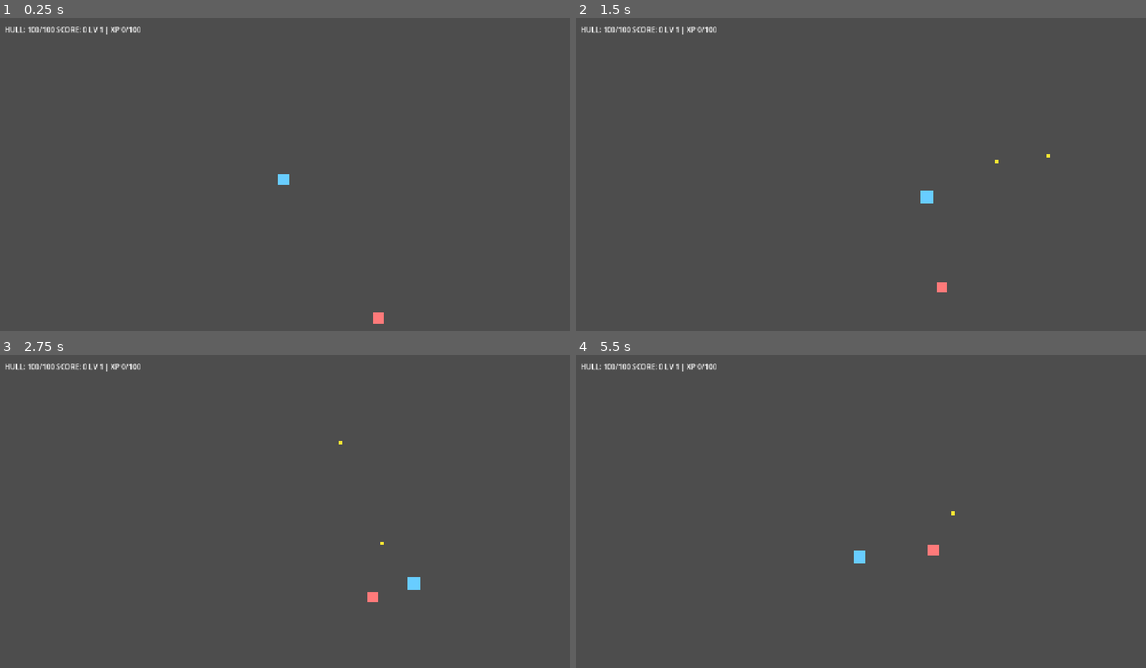
Above: before the commit, frames 1-4 (two rows, left to right).
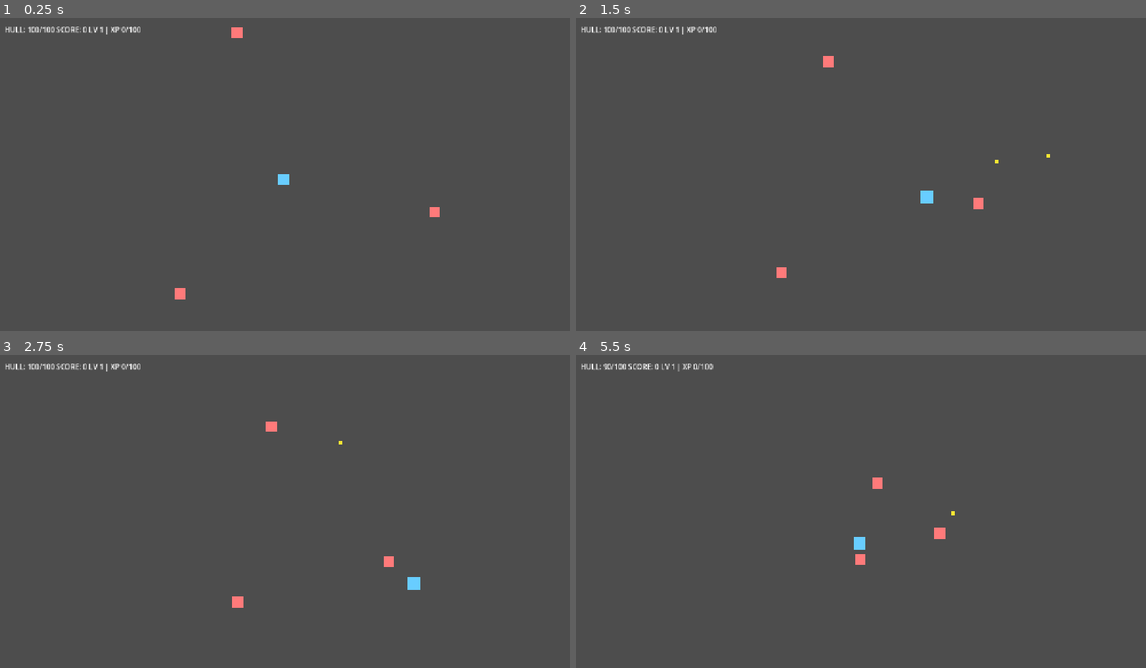
Above: after the commit, the same moments.

Repository: mohsen-niksirat/Nebula-Drift
Game: Godot game, scene res://scenes/main/Main.tscn
The game is run twice, just before and just after one commit, with the same random seed, the same clock (stepped at 60 frames per second) and the same inputs.
Inputs (mouse positions are in pixels of both pictures, inside the frame that each line leads up to):
- Up to frame 1 (0.25 s): no input
- Up to frame 2 (1.5 s): move the mouse to (986, 161) at 0.52 s; hold D (move_right) 0.53-1.28 s; hold Space (shoot) 0.53-1.28 s; click (986, 161) at 0.67 s; move the mouse to (747, 196) at 1.27 s; hold S (move_down) from 1.28 s (still down); tap Space (shoot) at 1.35 s; click (747, 196) at 1.42 s
- Up to frame 3 (2.75 s): move the mouse to (342, 445) at 2.02 s; release S (move_down) at 2.03 s; hold D (move_right) from 2.03 s (still down); hold Space (shoot) from 2.03 s (still down); click (342, 445) at 2.17 s
- Up to frame 4 (5.5 s): move the mouse to (832, 580) at 2.77 s; release D (move_right) at 2.78 s; release Space (shoot) at 2.78 s; hold W (move_up) 2.78-3.53 s; tap Space (shoot) at 2.85, 4.35 s; click (832, 580) at 2.92 s; move the mouse to (1032, 564) at 3.52 s; hold Space (shoot) 3.53-4.28 s; hold A (move_left) 3.53-5.03 s; click (1032, 564) at 3.67 s; move the mouse to (690, 467) at 4.27 s; click (690, 467) at 4.42 s; move the mouse to (889, 514) at 5.02 s; hold S (move_down) from 5.03 s (still down); hold Space (shoot) from 5.03 s (still down); click (889, 514) at 5.17 s

The runs differ from the first frame. In frame 1, 0.3% of the frame differs, in the area x 30-78%, y 2-98%; in frame 2, 0.3%; in frame 3, 0.3%; in frame 4, 0.6%, in the area x 4-65%, y 2-68%.

Commit message:
fix(m1): distribute wave spawns and make upgrade picker web-interactive
- Spawn enemies on a seed-offset ring instead of relying on partial array size.

- Keep UpgradePicker processing while tree is paused and show panel before pausing.

- Use InputMap actions for browser movement and shooting.

- Remove untyped dictionary weighting from upgrade selection.

- Verified: headless import and 60-second run exit 0.

Diff:
--- a/scripts/entities/enemy_base.gd
+++ b/scripts/entities/enemy_base.gd
@@ -33,9 +33,10 @@
 	# get their hitbox added by the enemy spawner before _ready)
 	if has_node("Hitbox"):
 		$Hitbox.body_entered.connect(_on_body_entered)
-	# Seeded spawn: the spawn position is computed from RunState.run_seed so
-	# identical runs produce identical enemy spawn positions.
-	global_position = _calc_spawn_position()
+	# Main assigns wave positions. Keep the seeded fallback for enemies
+	# created by other systems.
+	if global_position == Vector2.ZERO:
+		global_position = _calc_spawn_position()
 
 func _calc_spawn_position() -> Vector2:
 	# Spawn on a circle around the arena center (radius 300-450 px).
--- a/scripts/entities/player.gd
+++ b/scripts/entities/player.gd
@@ -30,17 +30,10 @@
 	if _invuln > 0.0:
 		_invuln -= delta
 
-func _handle_movement(delta: float) -> void:
-	var input_dir = Vector2.ZERO
-	if Input.is_key_pressed(KEY_W) or Input.is_key_pressed(KEY_UP):
-		input_dir.y -= 1
-	if Input.is_key_pressed(KEY_S) or Input.is_key_pressed(KEY_DOWN):
-		input_dir.y += 1
-	if Input.is_key_pressed(KEY_A) or Input.is_key_pressed(KEY_LEFT):
-		input_dir.x -= 1
-	if Input.is_key_pressed(KEY_D) or Input.is_key_pressed(KEY_RIGHT):
-		input_dir.x += 1
-	input_dir = input_dir.normalized()
+func _handle_movement(_delta: float) -> void:
+	# Use the project input map so keyboard controls work consistently in
+	# native builds and browser exports (WASD + arrow keys).
+	var input_dir := Input.get_vector("move_left", "move_right", "move_up", "move_down")
 	velocity = input_dir * _speed
 	move_and_slide()
 
@@ -50,7 +43,7 @@
 		_fire()
 
 func _is_shooting() -> bool:
-	return Input.is_mouse_button_pressed(MOUSE_BUTTON_LEFT) or Input.is_key_pressed(KEY_SPACE)
+	return Input.is_action_pressed("shoot")
 
 func _fire() -> void:
 	# Aim toward mouse cursor.
--- a/scripts/main/main.gd
+++ b/scripts/main/main.gd
@@ -68,7 +68,7 @@
 	_enemies.clear()
 	var count := RunState.get_wave_enemy_count()
 	for i in count:
-		_spawn_enemy(i)
+		_spawn_enemy(i, count)
 	print("[Wave] Started wave %d with %d enemies" % [RunState.wave_index, count])
 
 func _spawn_player() -> void:
@@ -76,12 +76,15 @@
 	_player.position = Vector2(640, 360)
 	add_child(_player)
 
-func _spawn_enemy(index: int = 0) -> void:
+func _spawn_enemy(index: int = 0, wave_count: int = 1) -> void:
 	var enemy := SceneFactory.Enemy.create()
 	enemy.max_hp = RunState.get_wave_enemy_hp()
 	enemy.xp_value = RunState.get_wave_enemy_xp()
-	# Spread the wave around the arena deterministically.
-	var angle := TAU * float(index) / float(maxi(_enemies.size() + 1, 1))
+	# Spread the wave evenly around the player, with a seed-based offset.
+	# Do not rely on _enemies.size() while spawning: each new enemy would
+	# change the angle and make the apparent spawn direction deterministic.
+	var angle_offset := fmod(float(RunState.run_seed) * 0.017, TAU)
+	var angle := angle_offset + TAU * float(index) / float(maxi(wave_count, 1))
 	enemy.position = Vector2(640, 360) + Vector2(0, -360).rotated(angle)
 	add_child(enemy)
 	_enemies.append(enemy)
--- a/scripts/systems/scene_factory.gd
+++ b/scripts/systems/scene_factory.gd
@@ -156,6 +156,7 @@
 		var picker := CanvasLayer.new()
 		picker.name = "UpgradePicker"
 		picker.layer = 10
+		picker.process_mode = Node.PROCESS_MODE_ALWAYS
 		picker.set_script(preload("res://scripts/ui/upgrade_picker.gd"))
 
 		var panel := PanelContainer.new()
--- a/scripts/ui/upgrade_picker.gd
+++ b/scripts/ui/upgrade_picker.gd
@@ -23,6 +23,7 @@
 func _on_level_up(level: int) -> void:
 	_current_level = level
 	_options = UpgradeRegistry.pick_three()
+	print("[UpgradePicker] level %d: showing %d options" % [level, _options.size()])
 	if _options.is_empty():
 		# No upgrades left — resume immediately
 		return
@@ -38,9 +39,10 @@
 		var def = _options[i]
 		var card = _create_card(def, i)
 		_cards_container.add_child(card)
-	# Enter UPGRADE_PICK state (pauses physics)
+	# Make the overlay visible before pausing physics so the browser
+	# receives the input and can render the cards immediately.
+	_panel.visible = true
 	GameManager.enter_state(GameManager.State.UPGRADE_PICK)
-	_panel.visible = true
 
 func _create_card(def, index: int) -> Button:
 	var btn := Button.new()
--- a/scripts/upgrades/upgrade_registry.gd
+++ b/scripts/upgrades/upgrade_registry.gd
@@ -92,26 +92,31 @@
 	return pool.pick_random()
 
 func pick_three() -> Array[UpgradeDefinition]:
-	# Weighted random: 50% common, 30% uncommon, 15% rare, 5% legendary
-	var pool: Array[UpgradeDefinition] = []
-	var weights = [0.5, 0.3, 0.15, 0.05]
-	for rarity in Rarity.values():
-		var options = get_by_rarity(rarity)
-		for def in options:
-			pool.append({"def": def, "weight": weights[rarity]})
+	# Weighted candidate list: common 50%, uncommon 30%, rare 15%,
+	# legendary 5%. Repeated references encode the weights without using
+	# untyped dictionaries, which is safer in the Web export.
+	var weighted: Array[UpgradeDefinition] = []
+	for def in get_by_rarity(Rarity.COMMON):
+		weighted.append(def)
+		weighted.append(def)
+		weighted.append(def)
+		weighted.append(def)
+		weighted.append(def)
+	for def in get_by_rarity(Rarity.UNCOMMON):
+		weighted.append(def)
+		weighted.append(def)
+		weighted.append(def)
+	for def in get_by_rarity(Rarity.RARE):
+		weighted.append(def)
+		weighted.append(def)
+	for def in get_by_rarity(Rarity.LEGENDARY):
+		weighted.append(def)
+
 	var result: Array[UpgradeDefinition] = []
-	for i in 3:
-		if pool.is_empty():
-			break
-		var total = 0.0
-		for item in pool:
-			total += item.weight
-		var roll = randf() * total
-		var cumulative = 0.0
-		for item in pool:
-			cumulative += item.weight
-			if roll <= cumulative:
-				result.append(item.def)
-				pool.erase(item)
-				break
+	var attempts := 0
+	while result.size() < 3 and not weighted.is_empty() and attempts < 30:
+		attempts += 1
+		var candidate: UpgradeDefinition = weighted.pick_random()
+		if not result.has(candidate):
+			result.append(candidate)
 	return result
Not shown, changed: CHANGELOG.md
